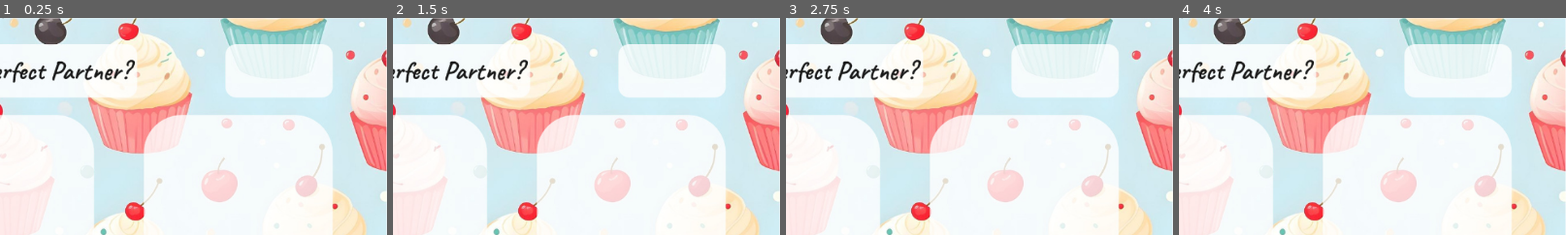
Above: before the commit, frames 1-4 (left to right).
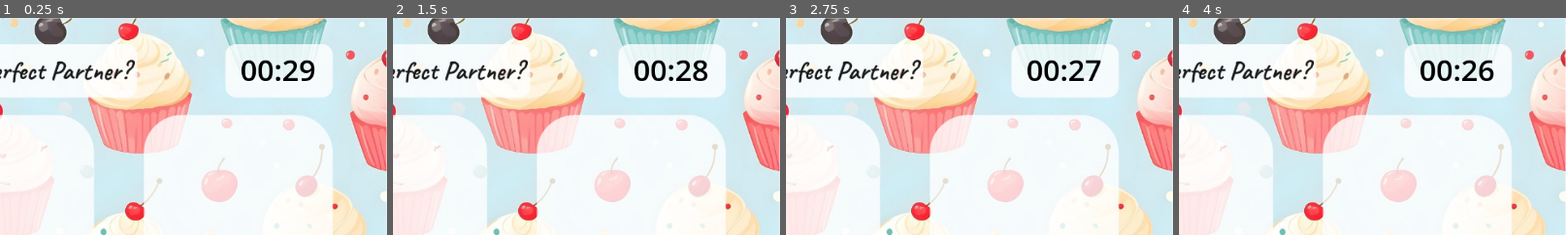
Above: after the commit, the same moments.

Repository: Olli1080/Frankenjam24
Game: Godot game, scene res://Scenes/vote_screen.tscn
Two runs of this game, one before a commit and one after it. Both use one fixed random seed, a clock stepped at 60 frames per second and the inputs below. This scene is started directly instead of the project's main scene.
Inputs (mouse positions are % of the whole screen's width and height, from its top left):
- Up to frame 1 (0.25 s): no input
- Up to frame 2 (1.5 s): tap Enter at 0.5 s; move the mouse to (19, 95) at 0.52 s; click (19, 95) at 0.67 s; move the mouse to (50, 95) at 1.27 s; click (50, 95) at 1.42 s
- Up to frame 3 (2.75 s): tap Space at 2 s; move the mouse to (81, 95) at 2.02 s; click (81, 95) at 2.17 s
- Up to frame 4 (4 s): tap Enter at 2.75 s; move the mouse to (45, 70) at 2.77 s; click (45, 70) at 2.92 s; tap Space at 3.5 s; move the mouse to (80, 65) at 3.52 s; click (80, 65) at 3.67 s
The pictures show only the part of the screen within x 50-100%, y 0-50%; the shares and areas given below are measured in that part.

The runs differ from the first frame. In frame 1, 0.9% of the frame differs, in the area x 62-82%, y 19-30%; in frame 2, 1.0%; in frame 3, 0.9%; in frame 4, 0.9%.

Commit message:
Add timer to vote screen

Diff:
--- a/Scenes/vote_screen.gd
+++ b/Scenes/vote_screen.gd
@@ -1,14 +1,18 @@
 extends Control
 
-
+@onready var timer: Timer = get_node("Timer")
+@onready var time_label: Label = get_node("Label")
 # Called when the node enters the scene tree for the first time.
 func _ready():
-	pass # Replace with function body.
+	pass
 
 
 # Called every frame. 'delta' is the elapsed time since the previous frame.
 func _process(delta):
-	pass
+	var left = timer.time_left as int
+	var minutes = left / 60
+	var seconds = left - minutes * 60
+	time_label.text = "%02d:%02d" % [minutes, seconds]
 
 
 func _on_cloud_collider_left_clicked():
--- a/Scenes/vote_screen.tscn
+++ b/Scenes/vote_screen.tscn
@@ -28,6 +28,20 @@
 [node name="cloud_collider_right" parent="." instance=ExtResource("2_lr8wl")]
 position = Vector2(931, 616)
 
+[node name="Label" type="Label" parent="."]
+offset_left = 934.0
+offset_top = 46.0
+offset_right = 1046.0
+offset_bottom = 107.0
+theme_override_colors/font_color = Color(0, 0, 0, 1)
+theme_override_font_sizes/font_size = 44
+text = "00:30"
+
+[node name="Timer" type="Timer" parent="."]
+wait_time = 30.1
+one_shot = true
+autostart = true
+
 [connection signal="clicked" from="cloud_collider_left" to="." method="_on_cloud_collider_left_clicked"]
 [connection signal="clicked" from="cloud_collider_middle" to="." method="_on_cloud_collider_middle_clicked"]
 [connection signal="clicked" from="cloud_collider_right" to="." method="_on_cloud_collider_right_clicked"]
